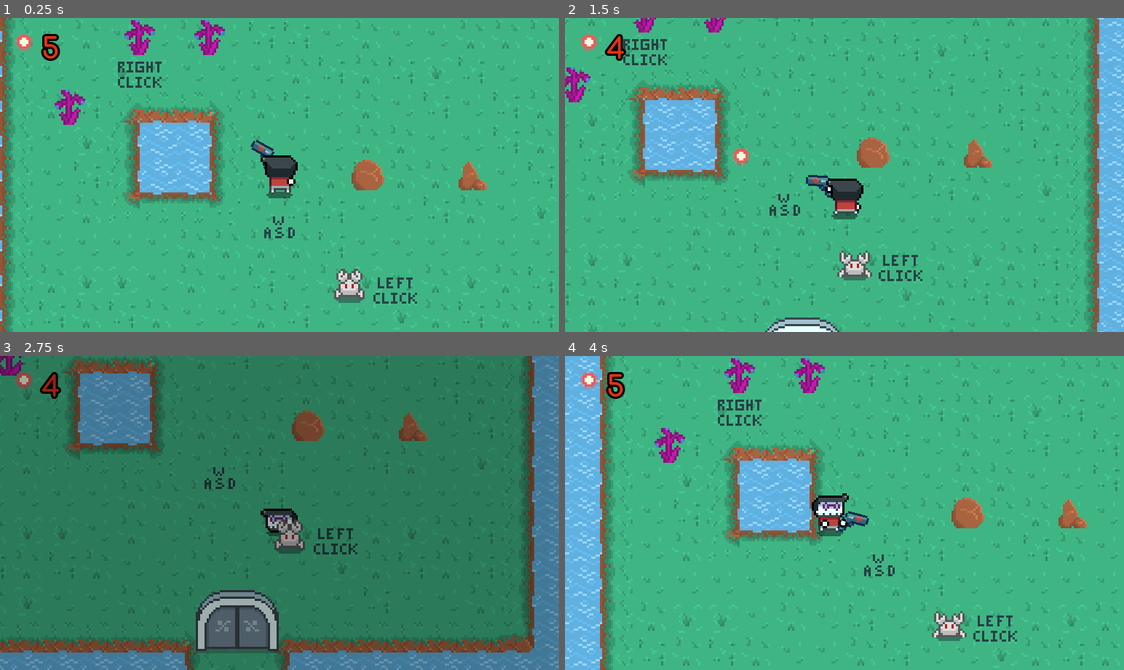
Above: before the commit, frames 1-4 (two rows, left to right).
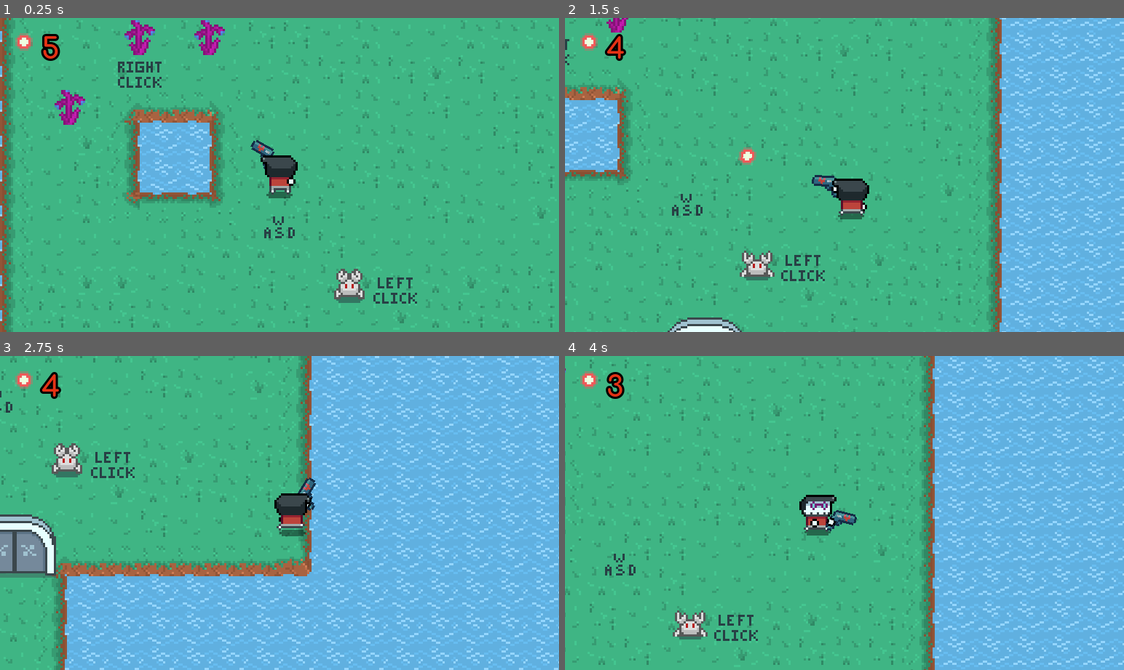
Above: after the commit, the same moments.

Repository: BytePlayersStudio/LD44
Game: Godot game, scene res://Scenes/LevelJam.tscn
Two runs of this game, one before a commit and one after it. Both use one fixed random seed, a clock stepped at 60 frames per second and the inputs below.
Inputs (mouse positions are in pixels of both pictures, inside the frame that each line leads up to):
- Up to frame 1 (0.25 s): no input
- Up to frame 2 (1.5 s): move the mouse to (967, 159) at 0.52 s; hold D (move_right) 0.53-1.28 s; right-click (967, 159) at 0.6 s; move the mouse to (732, 190) at 1.27 s; hold S (move_down) from 1.28 s (still down); click (732, 190) at 1.35 s
- Up to frame 3 (2.75 s): move the mouse to (335, 443) at 2.02 s; release S (move_down) at 2.03 s; hold D (move_right) from 2.03 s (still down); right-click (335, 443) at 2.1 s
- Up to frame 4 (4 s): move the mouse to (816, 575) at 2.77 s; release D (move_right) at 2.78 s; hold W (move_up) 2.78-3.53 s; click (816, 575) at 2.85 s; move the mouse to (1012, 560) at 3.52 s; hold A (move_left) from 3.53 s (still down); right-click (1012, 560) at 3.6 s

The runs differ from the first frame. In frame 1, 0.7% of the frame differs, in the area x 62-88%, y 45-55%; in frame 2, 39%; in frame 3, 99%, in the area x 0-100%, y 0-100%; in frame 4, 56%.

Commit message:
Changing UI

Diff:
--- a/LD44/Scenes/BaseLevel.tscn
+++ b/LD44/Scenes/BaseLevel.tscn
@@ -58,7 +58,9 @@
 
 [node name="LifeSources" type="YSort" parent="YSort"]
 
-[node name="Obstacles" type="TileMap" parent="YSort"]
+[node name="YSort" type="YSort" parent="YSort"]
+
+[node name="Obstacles" type="TileMap" parent="YSort/YSort"]
 tile_set = ExtResource( 4 )
 cell_size = Vector2( 16, 16 )
 format = 1
--- a/LD44/Scenes/Environment/Door.tscn
+++ b/LD44/Scenes/Environment/Door.tscn
@@ -1,8 +1,9 @@
-[gd_scene load_steps=6 format=2]
+[gd_scene load_steps=7 format=2]
 
 [ext_resource path="res://Scripts/Door/Door.gd" type="Script" id=1]
 [ext_resource path="res://Assets/Art/Props/Door/Door1.png" type="Texture" id=2]
 [ext_resource path="res://Assets/Art/Props/Door/Door2.png" type="Texture" id=3]
+[ext_resource path="res://Assets/SFX/door_opened.wav" type="AudioStream" id=4]
 
 [sub_resource type="SpriteFrames" id=1]
 animations = [ {
@@ -49,5 +50,8 @@
 position = Vector2( 0, -17 )
 shape = SubResource( 2 )
 
+[node name="AudioStreamPlayer" type="AudioStreamPlayer" parent="."]
+stream = ExtResource( 4 )
+
 [connection signal="body_entered" from="OpenDoorTrigger" to="." method="_on_OpenDoorTrigger_body_entered"]
 [connection signal="body_entered" from="CloseDoorTrigger" to="." method="_on_CloseDoorTrigger_body_entered"]
--- a/LD44/Scenes/LevelJam.tscn
+++ b/LD44/Scenes/LevelJam.tscn
@@ -19,6 +19,9 @@
 
 [node name="LevelJam" instance=ExtResource( 1 )]
 
+[node name="CanvasLayer" parent="." index="0"]
+editor/display_folded = true
+
 [node name="Tutorial" type="Node2D" parent="." index="1"]
 editor/display_folded = true
 
@@ -145,6 +148,7 @@
 position = Vector2( 8.5, 722 )
 
 [node name="EnemiesInSector" parent="YSort/Sector3" index="1" instance=ExtResource( 6 )]
+editor/display_folded = true
 
 [node name="Enemy" parent="YSort/Sector3/EnemiesInSector" index="0" instance=ExtResource( 7 )]
 position = Vector2( 304, 672 )
@@ -152,37 +156,43 @@
 [node name="Enemy2" parent="YSort/Sector3/EnemiesInSector" index="1" instance=ExtResource( 7 )]
 position = Vector2( 240, 752 )
 
-[node name="Enemy3" parent="YSort/Sector3/EnemiesInSector" index="2" instance=ExtResource( 7 )]
+[node name="Enemy13" parent="YSort/Sector3/EnemiesInSector" index="2" instance=ExtResource( 7 )]
+position = Vector2( 360, 756 )
+
+[node name="Enemy14" parent="YSort/Sector3/EnemiesInSector" index="3" instance=ExtResource( 7 )]
+position = Vector2( 392, 904 )
+
+[node name="Enemy3" parent="YSort/Sector3/EnemiesInSector" index="4" instance=ExtResource( 7 )]
 position = Vector2( 344, 816 )
 
-[node name="Enemy10" parent="YSort/Sector3/EnemiesInSector" index="3" instance=ExtResource( 7 )]
+[node name="Enemy10" parent="YSort/Sector3/EnemiesInSector" index="5" instance=ExtResource( 7 )]
 position = Vector2( 234, 866.5 )
 
-[node name="Enemy4" parent="YSort/Sector3/EnemiesInSector" index="4" instance=ExtResource( 7 )]
+[node name="Enemy4" parent="YSort/Sector3/EnemiesInSector" index="6" instance=ExtResource( 7 )]
 position = Vector2( 536, 768 )
 
-[node name="Enemy5" parent="YSort/Sector3/EnemiesInSector" index="5" instance=ExtResource( 7 )]
+[node name="Enemy5" parent="YSort/Sector3/EnemiesInSector" index="7" instance=ExtResource( 7 )]
 position = Vector2( 616, 888 )
 
-[node name="Enemy6" parent="YSort/Sector3/EnemiesInSector" index="6" instance=ExtResource( 7 )]
+[node name="Enemy6" parent="YSort/Sector3/EnemiesInSector" index="8" instance=ExtResource( 7 )]
 position = Vector2( 616, 755 )
 
-[node name="Enemy7" parent="YSort/Sector3/EnemiesInSector" index="7" instance=ExtResource( 7 )]
+[node name="Enemy7" parent="YSort/Sector3/EnemiesInSector" index="9" instance=ExtResource( 7 )]
 position = Vector2( 610, 699.5 )
 
-[node name="Enemy8" parent="YSort/Sector3/EnemiesInSector" index="8" instance=ExtResource( 7 )]
+[node name="Enemy8" parent="YSort/Sector3/EnemiesInSector" index="10" instance=ExtResource( 7 )]
 position = Vector2( 520, 712 )
 
-[node name="Enemy9" parent="YSort/Sector3/EnemiesInSector" index="9" instance=ExtResource( 7 )]
+[node name="Enemy9" parent="YSort/Sector3/EnemiesInSector" index="11" instance=ExtResource( 7 )]
 position = Vector2( 496, 864 )
 
-[node name="Enemy11" parent="YSort/Sector3/EnemiesInSector" index="10" instance=ExtResource( 7 )]
+[node name="Enemy11" parent="YSort/Sector3/EnemiesInSector" index="12" instance=ExtResource( 7 )]
 position = Vector2( 523.4, 899 )
 
-[node name="Enemy12" parent="YSort/Sector3/EnemiesInSector" index="11" instance=ExtResource( 7 )]
+[node name="Enemy12" parent="YSort/Sector3/EnemiesInSector" index="13" instance=ExtResource( 7 )]
 position = Vector2( 424, 690.5 )
 
-[node name="EnemyActivationArea" parent="YSort/Sector3/EnemiesInSector" index="12"]
+[node name="EnemyActivationArea" parent="YSort/Sector3/EnemiesInSector" index="14"]
 editor/display_folded = true
 position = Vector2( 48, 742 )
 
@@ -190,6 +200,7 @@
 position = Vector2( 520, 663 )
 
 [node name="Sector4" type="YSort" parent="YSort" index="3"]
+editor/display_folded = true
 
 [node name="DoorOpenable" parent="YSort/Sector4" index="0" instance=ExtResource( 10 )]
 position = Vector2( 520.4, 481 )
@@ -243,7 +254,16 @@
 [node name="Enemy10" parent="YSort/Sector4/EnemiesInSector" index="14" instance=ExtResource( 7 )]
 position = Vector2( 601.406, 182.788 )
 
-[node name="Enemy11" parent="YSort/Sector4/EnemiesInSector" index="15" instance=ExtResource( 7 )]
+[node name="Enemy16" parent="YSort/Sector4/EnemiesInSector" index="15" instance=ExtResource( 7 )]
+position = Vector2( 483.4, 196 )
+
+[node name="Enemy17" parent="YSort/Sector4/EnemiesInSector" index="16" instance=ExtResource( 7 )]
+position = Vector2( 496, 136.788 )
+
+[node name="Enemy18" parent="YSort/Sector4/EnemiesInSector" index="17" instance=ExtResource( 7 )]
+position = Vector2( 593.406, 436 )
+
+[node name="Enemy11" parent="YSort/Sector4/EnemiesInSector" index="18" instance=ExtResource( 7 )]
 position = Vector2( 784, 425 )
 
 [node name="LifeSources" parent="YSort" index="6"]
@@ -560,9 +580,6 @@
 
 [node name="LifeSource39" parent="YSort/LifeSources" index="103" instance=ExtResource( 11 )]
 position = Vector2( 103.42, 361 )
-
-[node name="Obstacles" parent="YSort" index="7"]
-tile_data = PoolIntArray( -65534, 2, 0, -65531, 3, 0 )
 
 [connection signal="all_enemies_alive" from="YSort/Sector1/EnemiesInSector" to="YSort/Sector1/SouthDoor" method="_on_EnemiesInSector_all_enemies_alive"]
 [connection signal="all_enemies_alive" from="YSort/Sector2/EnemiesInSector" to="YSort/Sector2/SouthDoor" method="_on_EnemiesInSector_all_enemies_alive"]
--- a/LD44/Scripts/Door/Door.gd
+++ b/LD44/Scripts/Door/Door.gd
@@ -6,6 +6,7 @@
 onready var closed_collision = get_node("StaticBody2D/ClosedCollision")
 onready var opened_collision_1 = get_node("StaticBody2D/OpenedCollision1")
 onready var opened_collision_2 = get_node("StaticBody2D/OpenedCollision2")
+onready var audio_player = get_node("AudioStreamPlayer")
 
 
 func close_door():
@@ -33,4 +34,5 @@
 	if body.get_name() == 'Player' && is_opened():
 		close_door()
 func _on_EnemiesInSector_all_enemies_alive():
+	audio_player.play()
 	open_door()
Not shown, added: LD44/Assets/SFX/door_opened.wav.import
Not shown, added: LD44/Assets/SFX/door_opened.wav
